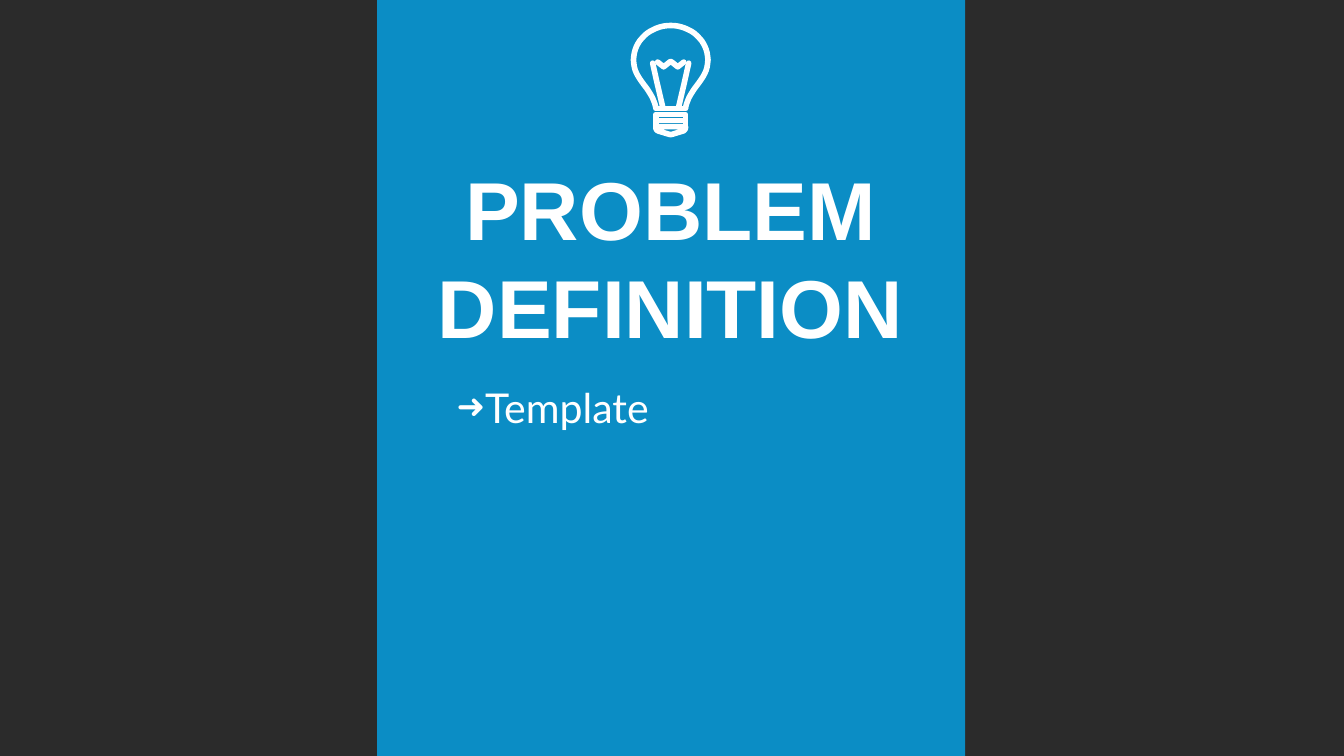
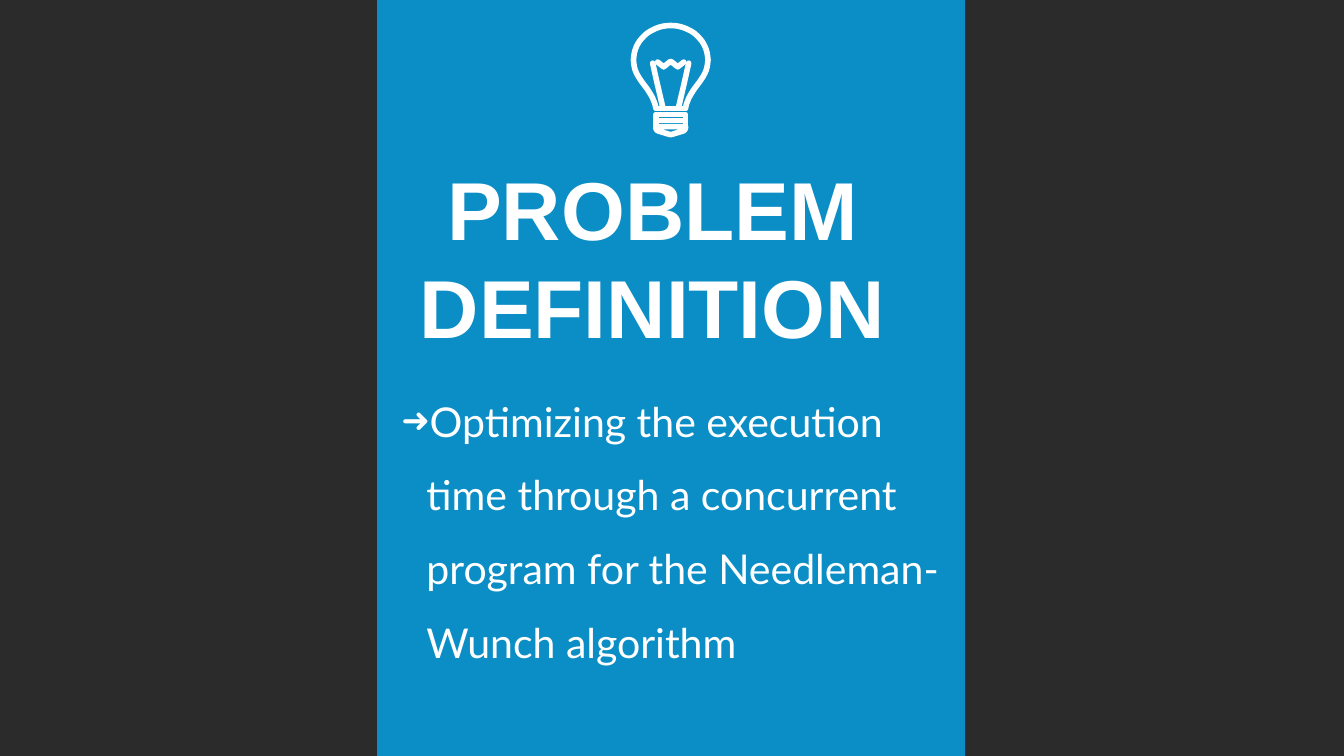
Before and after one commit to blakeklasing/NW-Parallel, a slide deck: slide 2 of NW-Parallel Presentation.pptx. Drawn at 1344x756 pixels with LibreOffice and Linux fonts; fonts in the diff are those of the drawing; background and template pictures are left out; a plain dark background stands for a picture behind light text. Boxes give left, top, right and bottom in pixels: in the first picture for what was removed or moved away, otherwise in the second. Text is boxed around its words. In the diff, an @@ line names an element or a change of style, - is before the commit and + after.

```diff
--- a/NW-Parallel Presentation.pptx
+++ b/NW-Parallel Presentation.pptx
@@ title "PROBLEM DEFINITION": place and size @@
-title "PROBLEM DEFINITION" at <box>438,182,903,339</box>
+title "PROBLEM DEFINITION" at <box>420,182,885,339</box>
@@ subtitle at <box>426,406,938,666</box>: text changed @@
-➜ Template
+➜ Optimizing the execution time through a concurrent program for the Needleman-Wunch algorithm
```
Also in this commit, not shown: 3 other slides changed.
